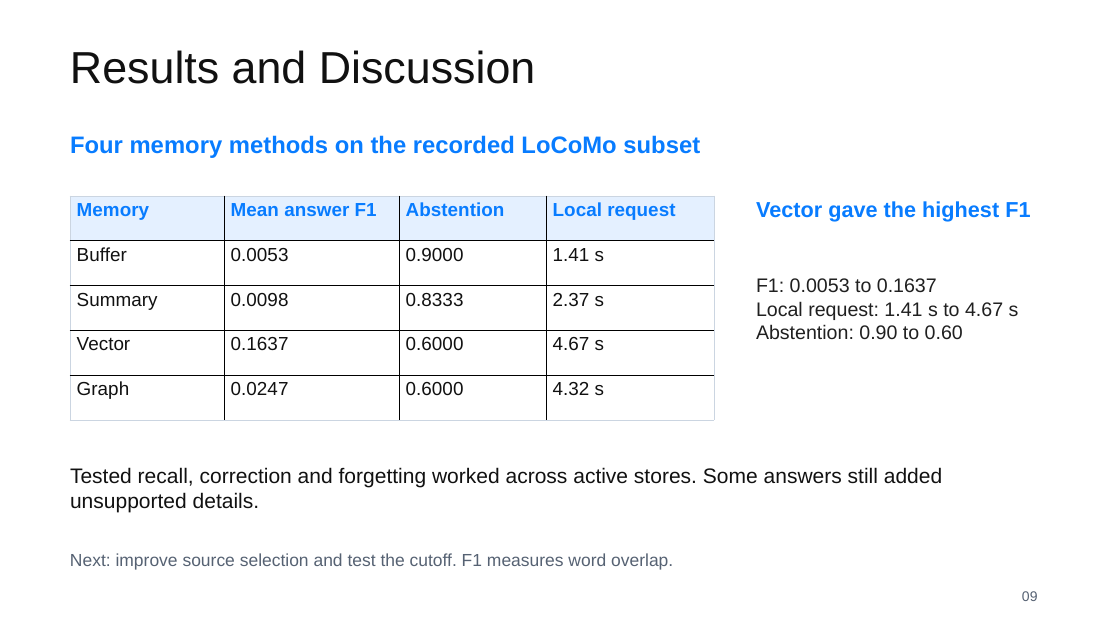
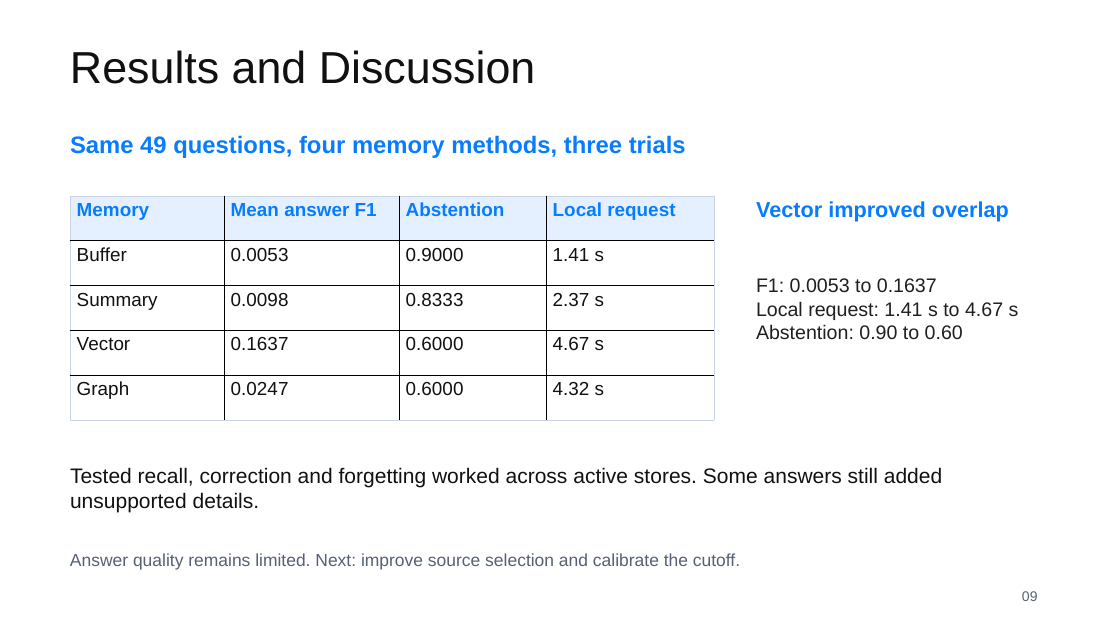
Before and after one commit to amitojsingh1306-prog/AITutorResearchProject, a slide deck: slide 9 of deliverables/Hybrid_Memory_Benchmark_Review_Research_Aligned.pptx. Drawn at 1120x630 pixels with LibreOffice and Linux fonts; fonts in the diff are those of the drawing. Boxes give left, top, right and bottom in pixels: in the first picture for what was removed or moved away, otherwise in the second. Text is boxed around its words. In the diff, an @@ line names an element or a change of style, - is before the commit and + after.

```diff
--- a/deliverables/Hybrid_Memory_Benchmark_Review_Research_Aligned.pptx
+++ b/deliverables/Hybrid_Memory_Benchmark_Review_Research_Aligned.pptx
@@ text at [70, 135, 686, 158]: text changed @@
-Four memory methods on the recorded LoCoMo subset
+Same 49 questions, four memory methods, three trials
@@ text at [756, 201, 1009, 222]: text changed @@
-Vector gave the highest F1
+Vector improved overlap
@@ text at [70, 553, 740, 570]: text changed @@
-Next: improve source selection and test the cutoff. F1 measures word overlap.
+Answer quality remains limited. Next: improve source selection and calibrate the cutoff.
```
Also in this commit, not shown: 5 other slides changed.
